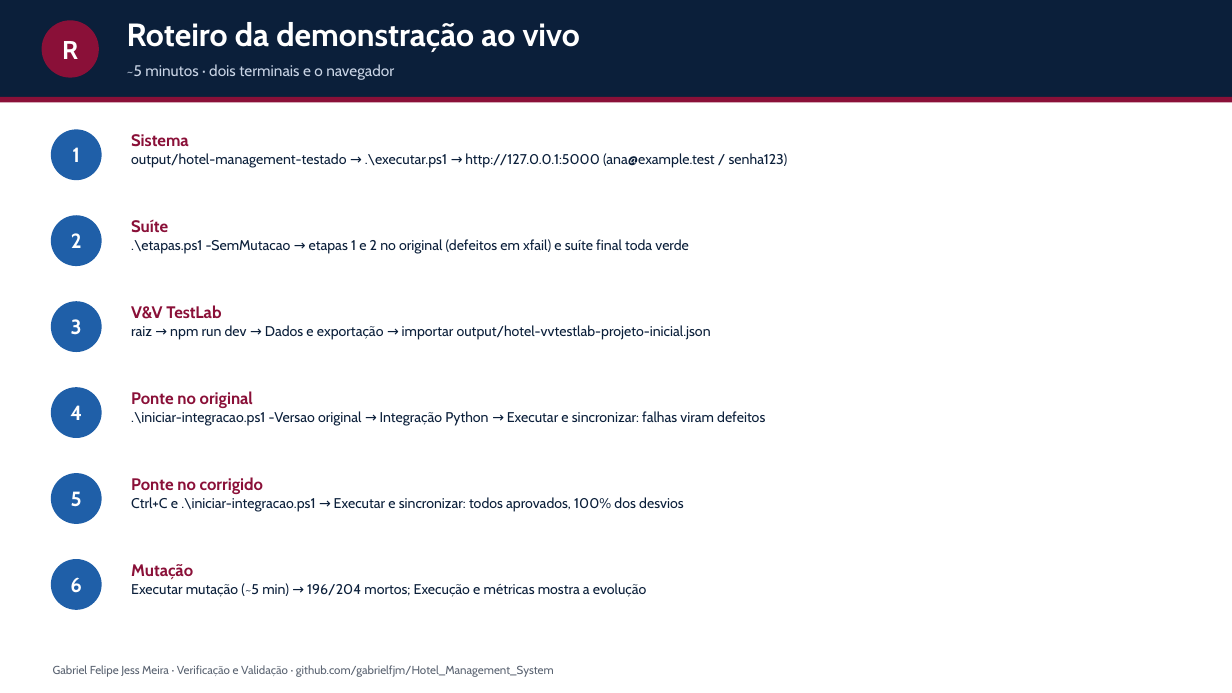
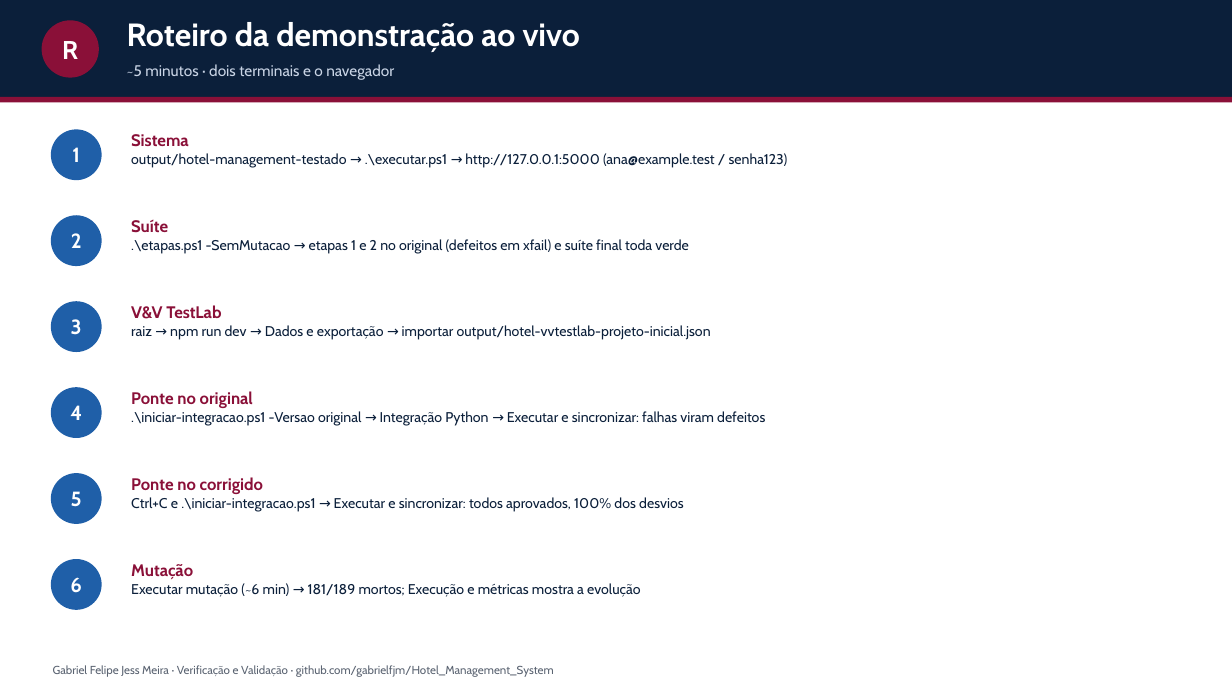
Before and after one commit to gabrielfjm/Hotel_Management_System, a slide deck: slide 5 of docs/apresentacao-apoio-demo.pptx. Drawn at 1232x693 pixels with LibreOffice and Linux fonts; fonts in the diff are those of the drawing. Boxes give left, top, right and bottom in pixels: in the first picture for what was removed or moved away, otherwise in the second. Text is boxed around its words. In the diff, an @@ line names an element or a change of style, - is before the commit and + after.

```diff
--- a/docs/apresentacao-apoio-demo.pptx
+++ b/docs/apresentacao-apoio-demo.pptx
@@ text at [131, 583, 641, 597]: text changed @@
-Executar mutação (~5 min) → 196/204 mortos; Execução e métricas mostra a evolução
+Executar mutação (~6 min) → 181/189 mortos; Execução e métricas mostra a evolução
```
Also in this commit, not shown: 3 other files.
